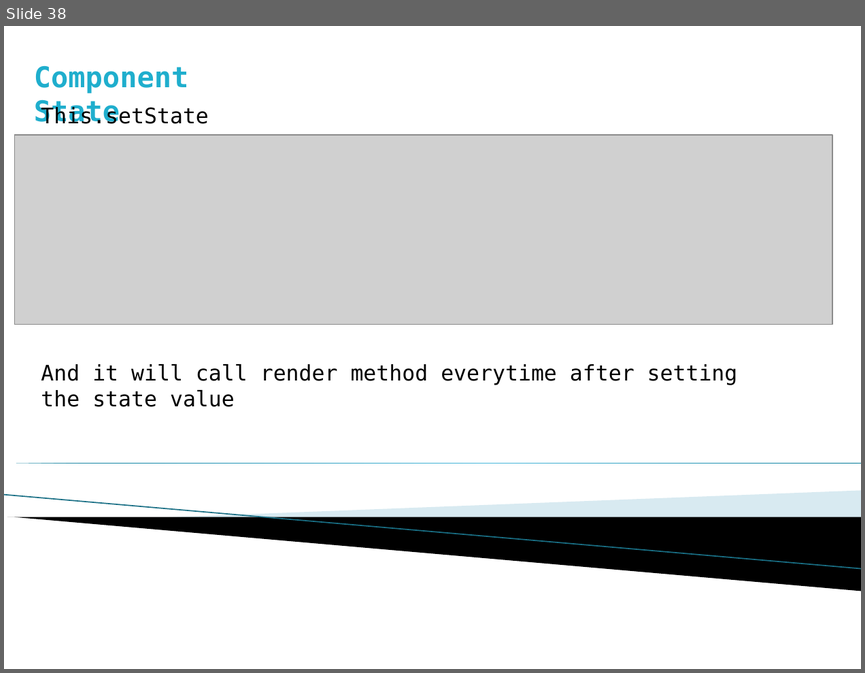
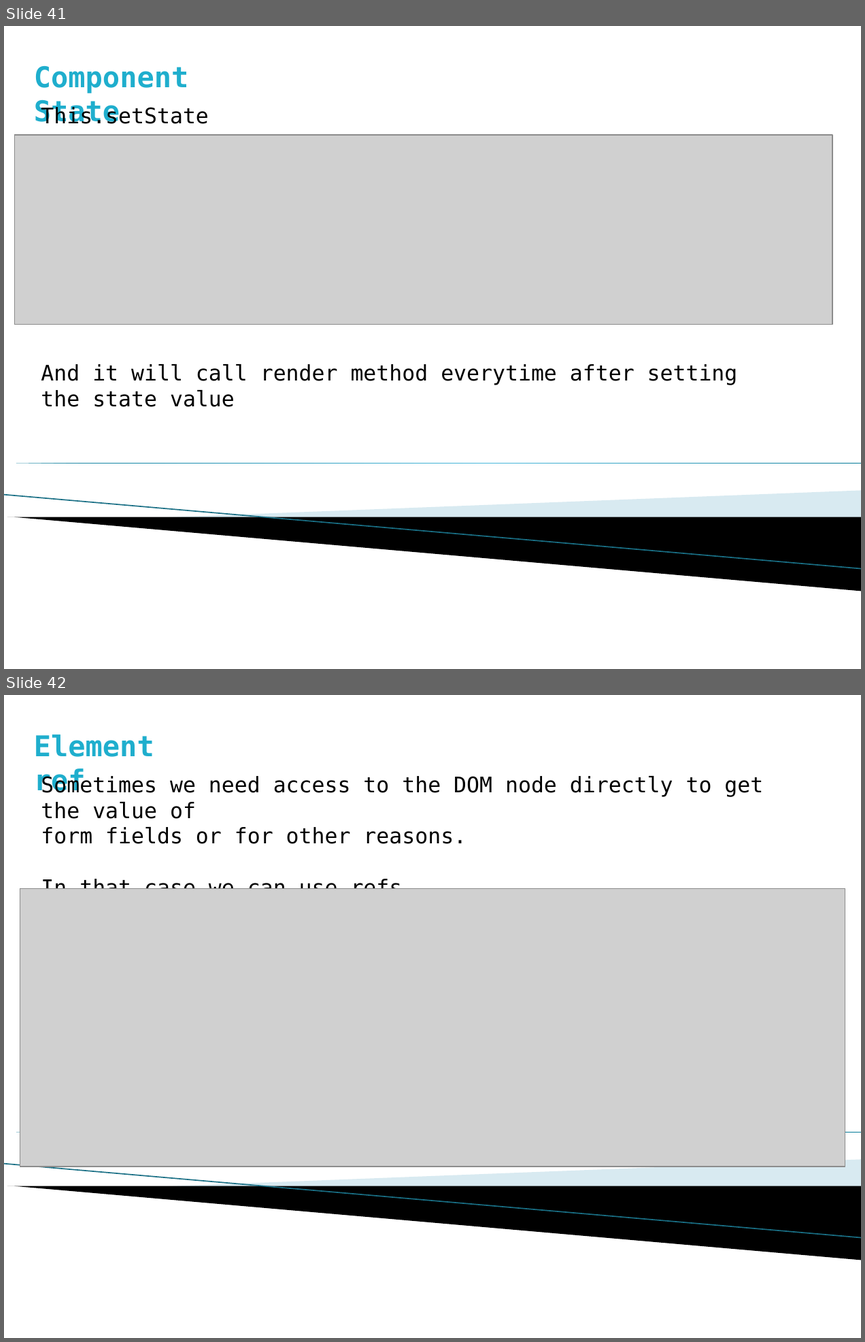
Before and after one commit to prateek3189/React-Tutorial, a slide deck: React-Tutorial.pptx. Shown one above the other, each under a label of ours: slide 38 before the commit, slides 41 and 42 after it. The pictures are 865x673 and 865x1342 pixels, drawn with LibreOffice and Linux fonts; fonts in the diff are those of the drawing; grey boxes stand for pictures; background and template pictures are left out. Boxes give left, top, right and bottom in pixels: in the first picture for what was removed or moved away, otherwise in the second. Text is boxed around its words. In the diff, an @@ line names an element or a change of style, - is before the commit and + after.

```diff
--- a/React-Tutorial.pptx
+++ b/React-Tutorial.pptx
@@ slide 42 added at bbox=[4, 695, 861, 1338], background #FFFFFF; not listed: 4 template elements that a slide beside it also shows @@
@@ text added at bbox=[34, 734, 154, 793], 24 pt, text #1FAECD, bold @@
+Element ref
@@ text added at bbox=[41, 775, 763, 889], 18 pt, text #000000 @@
+Sometimes we need access to the DOM node directly to get the value of
+form fields or for other reasons.
+In that case we can use refs.
@@ picture added at bbox=[20, 889, 844, 1166] @@
@@ what was slide 38 is now slide 41 @@
```
Also in this commit, not shown: 2 slides changed, 10 other slides added.
